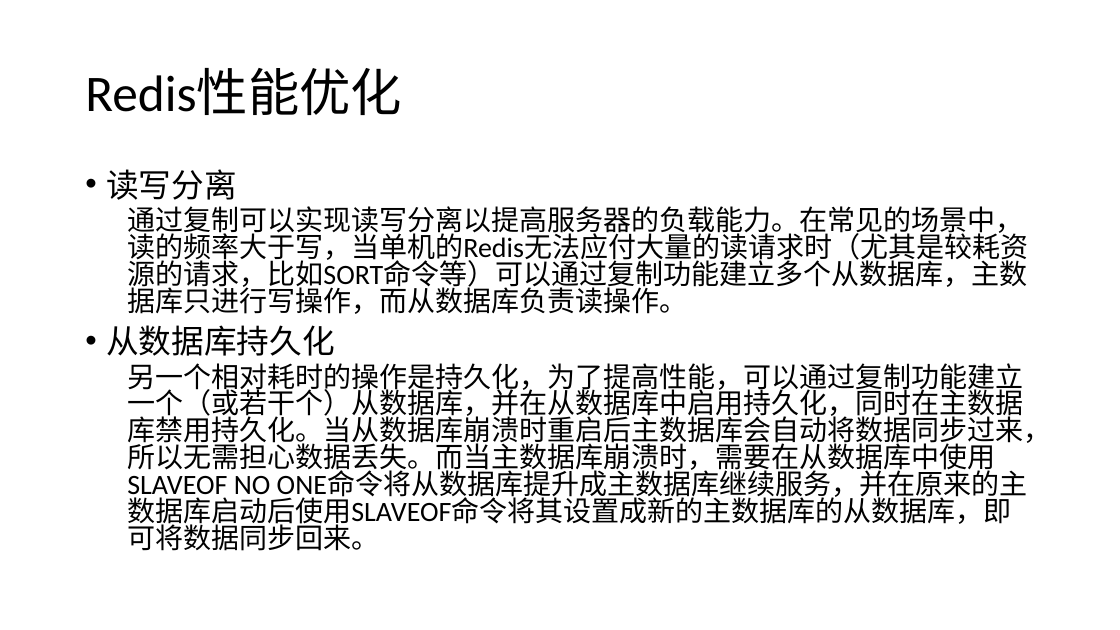
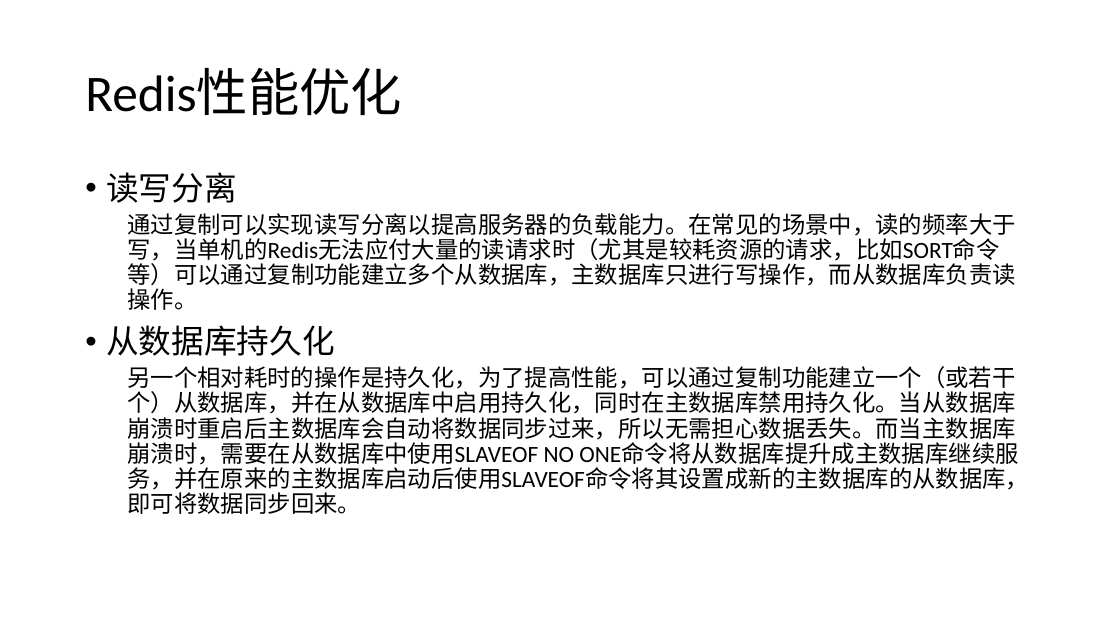
Before and after one commit to guhanjie/Knowledge-sharing, a slide deck: slide 38 of Redis技术分享——by顾汉杰.pptx. Drawn at 1120x630 pixels with LibreOffice and Linux fonts; fonts in the diff are those of the drawing. Boxes give left, top, right and bottom in pixels: in the first picture for what was removed or moved away, otherwise in the second. Text is boxed around its words. In the diff, an @@ line names an element or a change of style, - is before the commit and + after.

```diff
--- a/Redis技术分享——by顾汉杰.pptx
+++ b/Redis技术分享——by顾汉杰.pptx
@@ text "读写分离" at <box>106,172,1029,514</box>: size 24 to 20 pt; line spacing 0.8 to 0.9 @@
```
Also in this commit, not shown: 17 other slides changed, 1 slide added.
